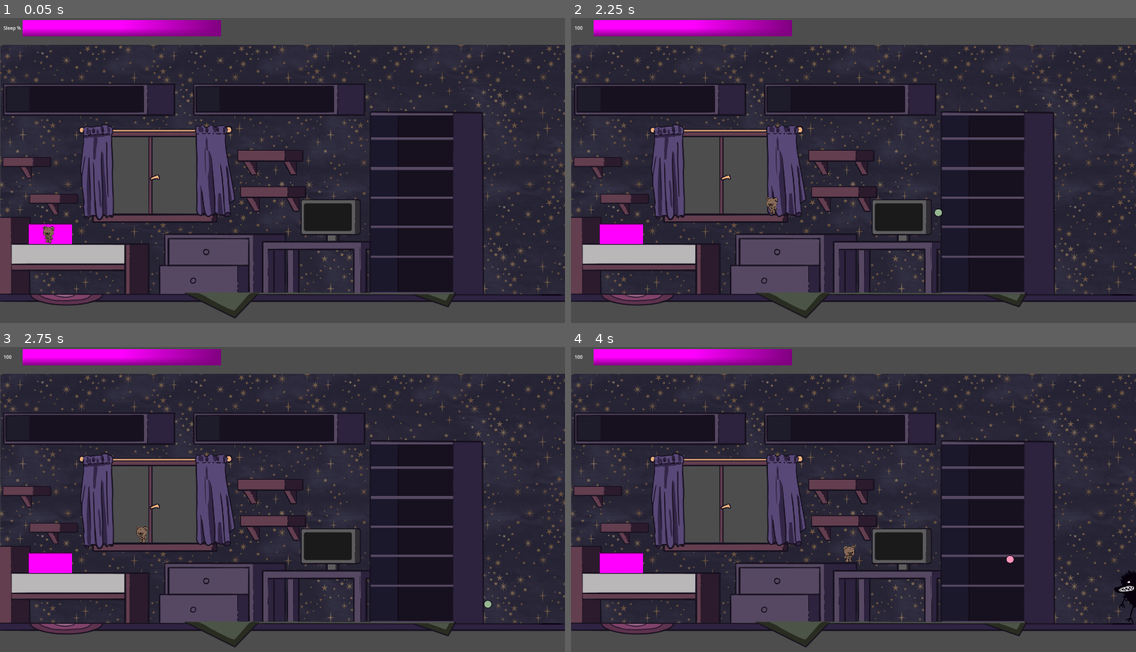
Above: before the commit, frames 1-4 (two rows, left to right).
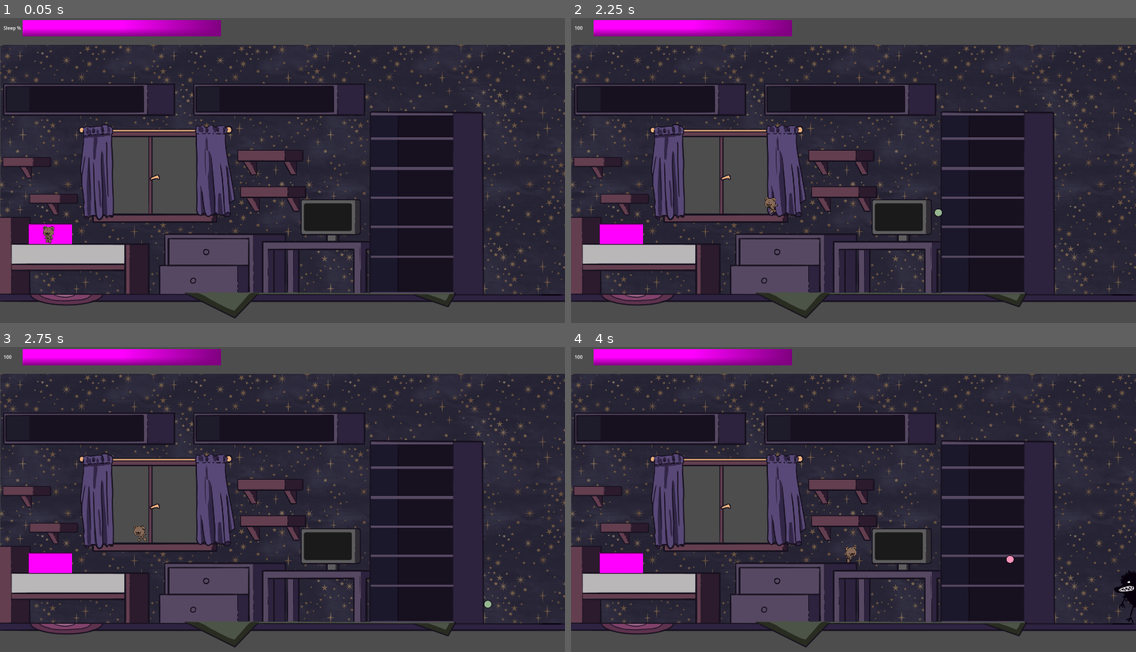
Above: after the commit, the same moments.

Repository: Karanval/CatStack
Game: Godot game, scene res://Scenes/TestScene/TestScene.tscn
The game is run twice, just before and just after one commit, with the same random seed, the same clock (stepped at 60 frames per second) and the same inputs.
Inputs (mouse positions are in pixels of both pictures, inside the frame that each line leads up to):
- Up to frame 1 (0.05 s): no input
- Up to frame 2 (2.25 s): tap Enter at 0.5 s; move the mouse to (977, 161) at 0.52 s; hold Space (Jump) 0.53-1.28 s; hold D (Right) 0.53-2.03 s; move the mouse to (740, 191) at 1.27 s; click (740, 191) at 1.35 s; tap Space (Jump) at 1.52, 1.55, 1.82 s; move the mouse to (910, 106) at 2.02 s; hold A (Left) from 2.03 s (still down); hold Space (Jump) from 2.03 s (still down)
- Up to frame 3 (2.75 s): keep holding A (Left); keep holding Space (Jump)
- Up to frame 4 (4 s): move the mouse to (825, 569) at 2.77 s; release A (Left) at 2.78 s; release Space (Jump) at 2.78 s; hold D (Right) from 2.78 s (still down); click (825, 569) at 2.85 s; tap Space (Jump) at 3.02, 3.05, 3.32 s; move the mouse to (1023, 554) at 3.52 s; hold Space (Jump) from 3.53 s (still down)

Frame 1 is identical in both runs. In frame 2, less than 0.1% of the frame differs, in the area x 34-37%, y 58-65%; in frame 3, less than 0.1%, in the area x 23-27%, y 58-65%; in frame 4, less than 0.1%.

Commit message:
Fix animation for running and jumping and landing

Diff:
--- a/player/animations.gd
+++ b/player/animations.gd
@@ -20,15 +20,15 @@
 
 	if velocity.x == 0.0:
 		_running = false
-		_animation_player.play("RESET")
+		#_animation_player.play("RESET")
 		_animation_player.play("idle")
 		#set("parameters/conditions/jump",false)
 		#set("parameters/conditions/on_floor",false)
 		#set("parameters/conditions/run",false)
 		#set("parameters/conditions/to_idle",true)
-	elif !_running:
-		_running = true
-		_animation_player.play("RESET")
+	else: # !_running:
+		#_running = true
+		#_animation_player.play("RESET")
 		_animation_player.play("run")
 		#set("parameters/conditions/jump",false)
 		#set("parameters/conditions/on_floor",false)
@@ -38,7 +38,7 @@
 
 func jump() -> void:
 	_jumping = true
-	_animation_player.play("RESET")
+	#_animation_player.play("RESET")
 	_animation_player.play("falling")
 	#set("parameters/conditions/on_floor",false)
 	#set("parameters/conditions/run",false)
@@ -48,7 +48,7 @@
 
 func land() -> void:
 	_jumping = false
-	_animation_player.play("RESET")
+	#_animation_player.play("RESET")
 	_animation_player.play("idle")
 	#set("parameters/conditions/on_floor",true)
 	##set("parameters/conditions/run",false)
